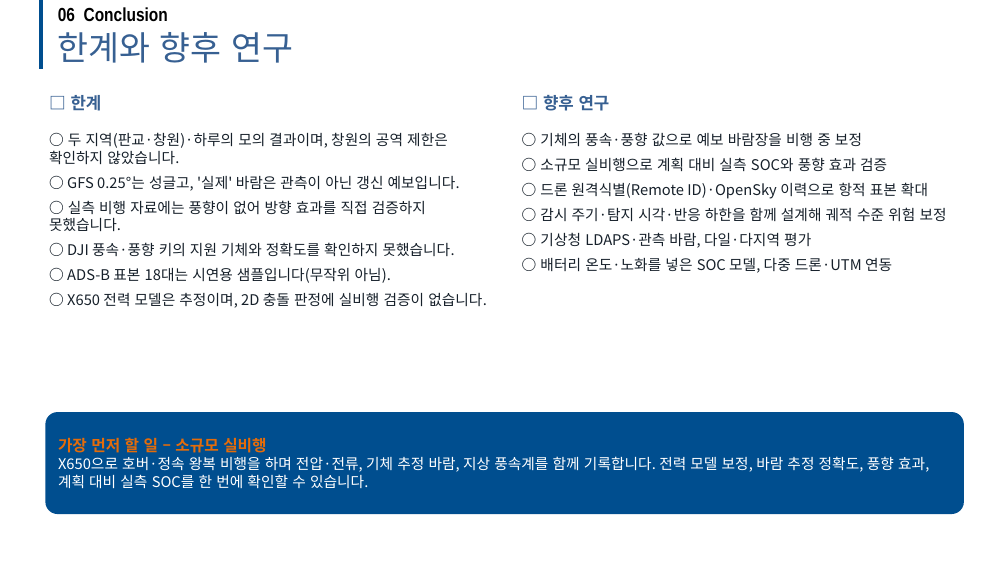
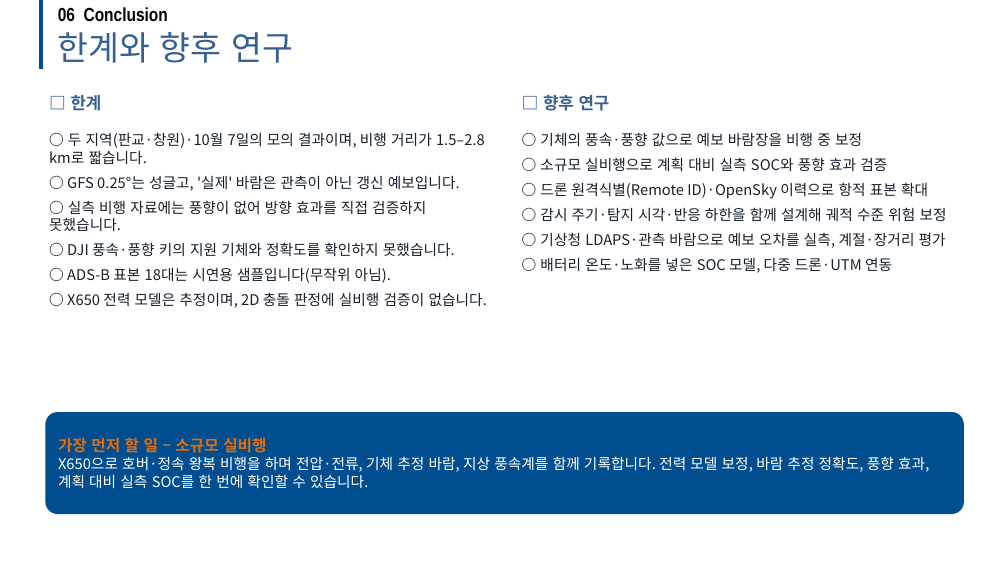
Before and after one commit to dnfl5345/Drone_path_opt, a slide deck: slide 39 of docs/drone_soc_academic_talk.pptx (slide 37 before the commit). Drawn at 1008x567 pixels with LibreOffice and Linux fonts; fonts in the diff are those of the drawing; background and template pictures are left out. Boxes give left, top, right and bottom in pixels: in the first picture for what was removed or moved away, otherwise in the second. Text is boxed around its words. In the diff, an @@ line names an element or a change of style, - is before the commit and + after.

```diff
--- a/docs/drone_soc_academic_talk.pptx
+++ b/docs/drone_soc_academic_talk.pptx
@@ text at (49,132,485,164): text changed @@
-○ 두 지역(판교·창원)·하루의 모의 결과이며, 창원의 공역 제한은 확인하지 않았습니다.
+○ 두 지역(판교·창원)·10월 7일의 모의 결과이며, 비행 거리가 1.5–2.8 km로 짧습니다.
@@ text at (540,232,946,248): text changed @@
-○ 기상청 LDAPS·관측 바람, 다일·다지역 평가
+○ 기상청 LDAPS·관측 바람으로 예보 오차를 실측, 계절·장거리 평가
```
Also in this commit, not shown: 1 other slide changed, 2 slides added, 6 other files.
